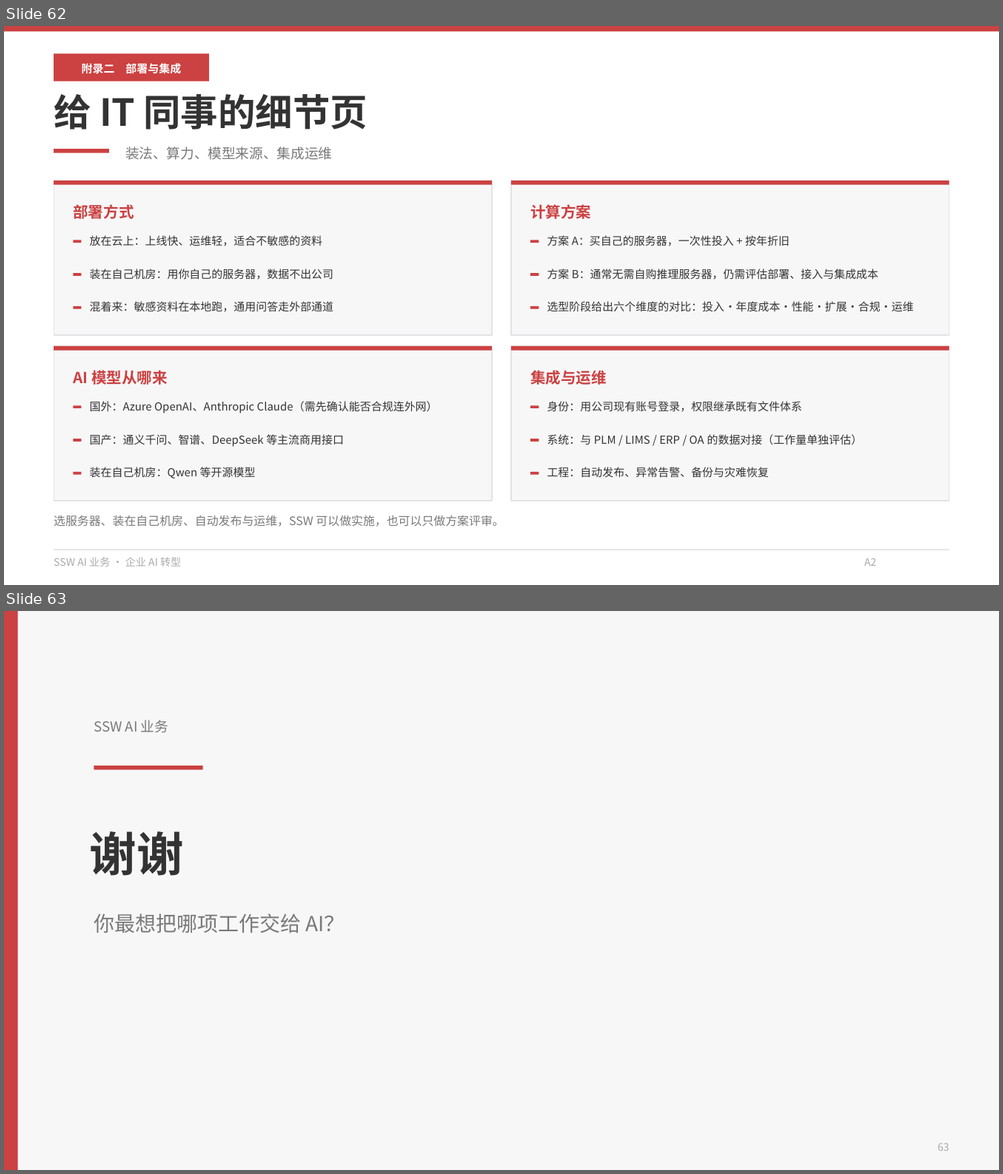
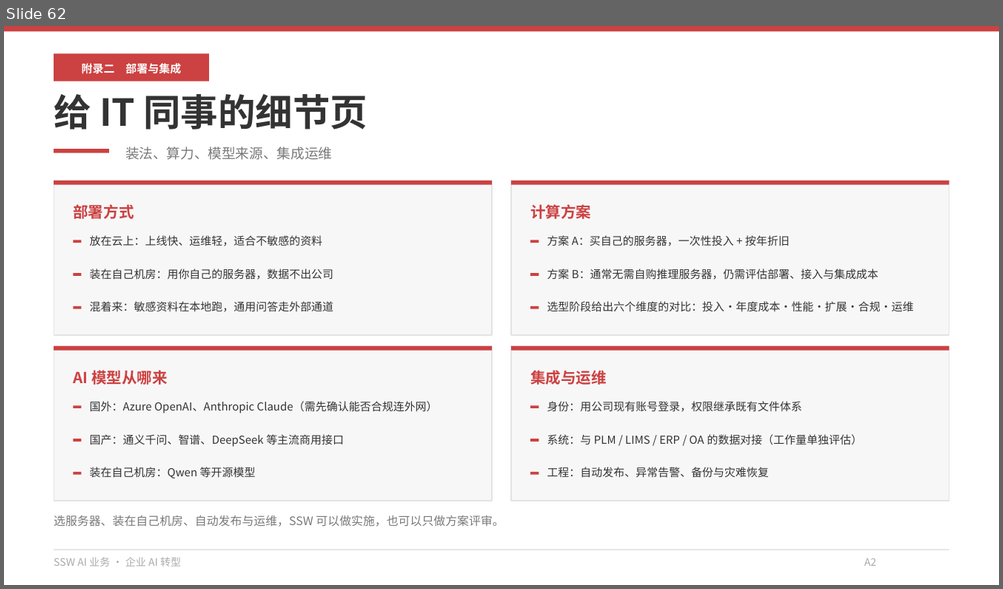
Before and after one commit to hveraus/ssw-business, a slide deck: SSW AI 业务_v2/SSW AI 业务_v3.pptx. Shown one above the other, each under a label of ours: slides 62 and 63 before the commit, slide 62 after it. The pictures are 1003x1174 and 1003x589 pixels, drawn with LibreOffice and Linux fonts; fonts in the diff are those of the drawing. Boxes give left, top, right and bottom in pixels: in the first picture for what was removed or moved away, otherwise in the second. Text is boxed around its words. In the diff, an @@ line names an element or a change of style, - is before the commit and + after.

Commit message:
P60 改为正文结束页（满版红底），删除 P63
- P60 由 NEXT STEP 重构为正文结束页：谢谢 + CTA（预约 60 分钟）+ 右侧白卡「联系我们」
- 满版红底 #CC4141，是全篇唯一深色页，视觉上明确「正文到此结束」；页脚白字手画
- 删除 P63「谢谢」页（内容已并入 P60），BUILDERS 移除 closing
- check_deck.py：页码校验改为按页眉标签判断附录，不再依赖附录在第几页
- AGENTS.md 同步：63 → 62 页，补结束页的设计说明

```diff
--- a/SSW AI 业务_v2/SSW AI 业务_v3.pptx
+++ b/SSW AI 业务_v2/SSW AI 业务_v3.pptx
@@ slide 63 removed at <box>4,611,999,1170</box>, background #FFFFFF @@
@@ rectangle removed at <box>4,611,999,1170</box> @@
@@ rectangle removed at <box>4,611,18,1170</box> @@
@@ text removed at <box>94,720,168,732</box> @@
-SSW AI 业务
@@ rectangle removed at <box>94,766,203,770</box> @@
@@ text removed at <box>90,832,184,876</box> @@
-谢谢
@@ text removed at <box>94,914,345,934</box> @@
-你最想把哪项工作交给 AI？
@@ text removed at <box>937,1144,949,1151</box> @@
-63
```
Also in this commit, not shown: 1 slide changed, 3 other files.
